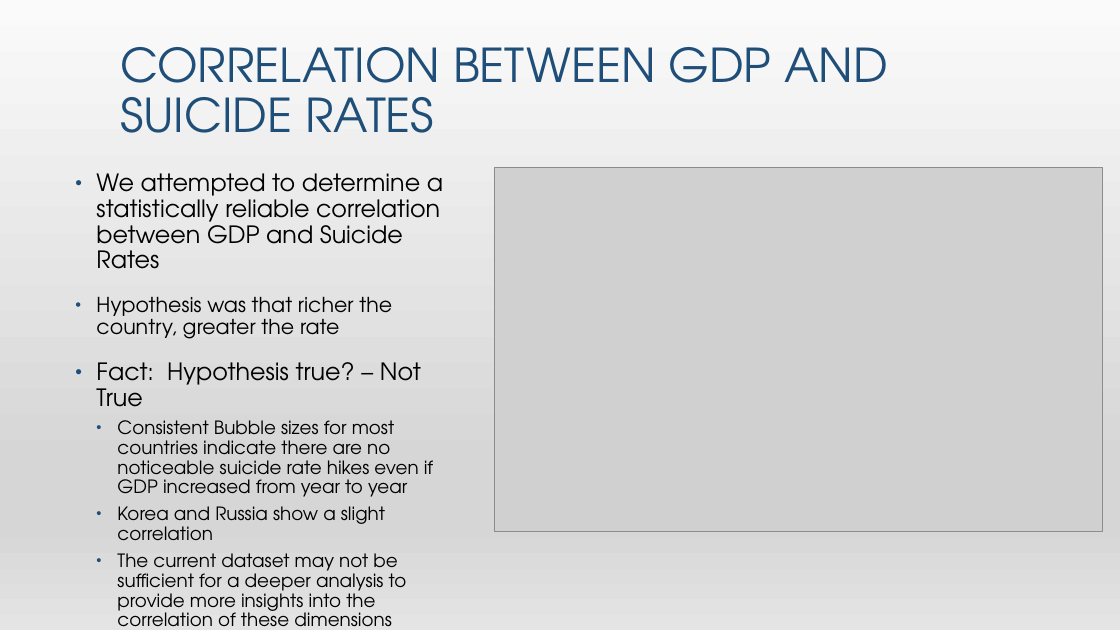
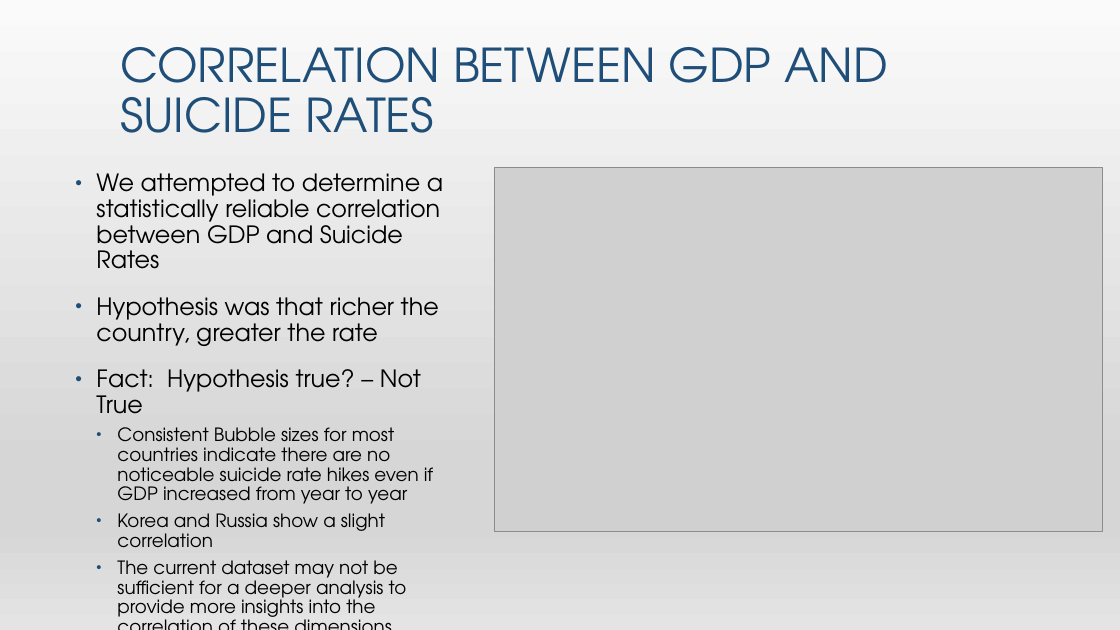
Before and after one commit to Nishadows/Project_A_Repo, a slide deck: slide 10 of Global Suicide Research Project.pptx. Drawn at 1120x630 pixels with LibreOffice and Linux fonts; fonts in the diff are those of the drawing; grey boxes stand for pictures. Boxes give left, top, right and bottom in pixels: in the first picture for what was removed or moved away, otherwise in the second. Text is boxed around its words. In the diff, an @@ line names an element or a change of style, - is before the commit and + after.

```diff
--- a/Global Suicide Research Project.pptx
+++ b/Global Suicide Research Project.pptx
@@ text at box(96, 297, 439, 346): size 17.6 to 20.4 pt in "Hypothesis was that richer the country, greater ..." @@
```
Also in this commit, not shown: 11 other slides changed, 3 slides added, 2 slides removed.
